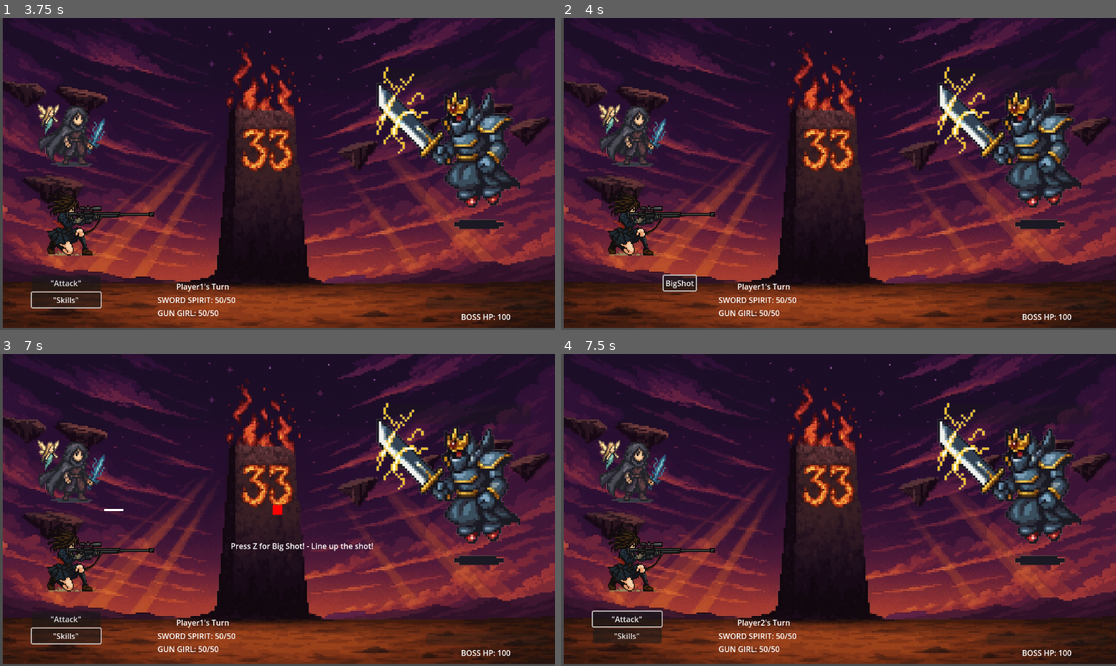
Above: before the commit, frames 1-4 (two rows, left to right).
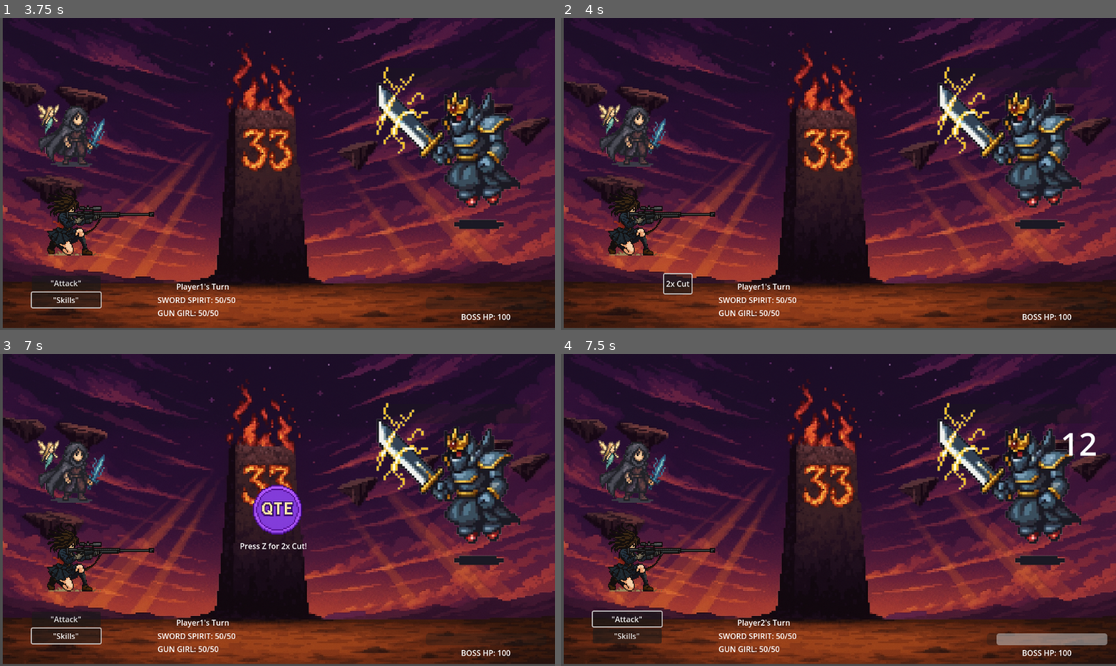
Above: after the commit, the same moments.

Repository: pmckay89/vifae-mvp-cc
Game: Godot game, scene res://scenes/OpeningScreen.tscn
Two runs of this game, one before a commit and one after it. Both use one fixed random seed, a clock stepped at 60 frames per second and the inputs below.
Inputs (mouse positions are in pixels of both pictures, inside the frame that each line leads up to):
- Up to frame 1 (3.75 s): tap Enter (start) at 0.5, 1.55, 3.5 s; move the mouse to (399, 158) at 0.52 s; hold D (move right) 0.53-1.28 s; hold Z (confirm attack) 0.53-1.28 s; click (399, 158) at 0.67 s; tap X (parry) at 0.8, 1.35 s; move the mouse to (166, 189) at 1.27 s; hold S (move down) 1.28-2 s; click "'Attack'" at 2 s; click "'Skills'" at 2.75 s; move the mouse to (333, 105) at 3.52 s; hold D (move right) from 3.53 s (still down); hold Enter (start) from 3.53 s (still down)
- Up to frame 2 (4 s): keep holding D (move right); keep holding Enter (start); tap Z (confirm attack) at 3.8 s
- Up to frame 3 (7 s): release D (move right) at 4.25 s; release Enter (start) at 4.25 s; click (116, 619) at 4.25 s, where only the run before the commit has a clickable "BigShot"; click (116, 619) at 5 s, where only the run after the commit has a clickable "2x Cut"; tap Z (confirm attack) at 5.75, 5.85 s; move the mouse to (249, 572) at 5.77 s; hold W (move up) 5.78-6.53 s; click (249, 572) at 5.92 s; tap X (parry) at 6.05 s; tap Enter (start) at 6.5, 6.8 s; move the mouse to (444, 556) at 6.52 s; hold A (move left) from 6.53 s (still down); hold X (parry) from 6.53 s (still down)
- Up to frame 4 (7.5 s): keep holding A (move left); tap Z (confirm attack) at 7.25 s; move the mouse to (672, 463) at 7.27 s; release X (parry) at 7.28 s; tap Enter (start) at 7.35 s

Frame 1 is identical in both runs. In frame 2, 0.2% of the frame differs, in the area x 18-25%, y 81-89%; in frame 3, 1.5%, in the area x 18-68%, y 41-64%; in frame 4, 0.9%.

Commit message:
fixed sfx, added gun sounds

Diff:
--- a/scripts/managers/QTEManager.gd
+++ b/scripts/managers/QTEManager.gd
@@ -188,15 +188,23 @@
 				if sfx_player and action_name == "confirm attack":
 					var current_actor = get_node_or_null("/root/BattleScene/TurnManager").current_actor
 					if current_actor and current_actor.name == "Player1":
-						sfx_player.stream = preload("res://assets/sfx/gun1.wav")
-					else:
-						sfx_player.stream = preload("res://assets/sfx/attack.wav")
+						# Player1 = Sword Spirit (crit = parry.wav)
+						sfx_player.stream = preload("res://assets/sfx/parry.wav")
+					elif current_actor and current_actor.name == "Player2":
+						# Player2 = Gun Girl (crit = gun2.wav)
+						sfx_player.stream = preload("res://assets/sfx/gun2.wav")
 					sfx_player.play()
 			elif timing_percentage < 0.7:
 				result = "normal"
 				print("✅ GOOD TIMING! SUCCESS!")
 				if sfx_player and action_name == "confirm attack":
-					sfx_player.stream = preload("res://assets/sfx/attack.wav")
+					var current_actor = get_node_or_null("/root/BattleScene/TurnManager").current_actor
+					if current_actor and current_actor.name == "Player1":
+						# Player1 = Sword Spirit (normal = attack.wav)
+						sfx_player.stream = preload("res://assets/sfx/attack.wav")
+					elif current_actor and current_actor.name == "Player2":
+						# Player2 = Gun Girl (normal = gun1.wav)
+						sfx_player.stream = preload("res://assets/sfx/gun1.wav")
 					sfx_player.play()
 			else:
 				result = "fail"
@@ -204,12 +212,6 @@
 				if sfx_player and action_name == "confirm attack":
 					sfx_player.stream = preload("res://assets/sfx/miss.wav")
 					sfx_player.play()
-	else:
-		result = "fail"
-		print("❌ QTE FAILED! NO INPUT!")
-		if sfx_player and (action_name == "confirm attack" or action_name == "parry"):
-			sfx_player.stream = preload("res://assets/sfx/miss.wav")
-			sfx_player.play()
 
 	qte_active = false
 	print("[QTE] cleanup done")
--- a/scripts/managers/TurnManager.gd
+++ b/scripts/managers/TurnManager.gd
@@ -119,11 +119,11 @@
 func handle_skills_menu_input(event):
 	if event.is_action_pressed("confirm attack"):  # Z confirms skill selection
 		if current_actor.name == "Player1":
+			selected_action = "2x_cut"
+			print("MENU→ 2x Cut selected")
+		elif current_actor.name == "Player2":
 			selected_action = "big_shot"
 			print("MENU→ Big Shot selected")
-		elif current_actor.name == "Player2":
-			selected_action = "2x_cut"
-			print("MENU→ 2x Cut selected")
 
 		selected_target = get_enemy()
 		close_skills_menu()
@@ -142,17 +142,17 @@
 
 	# Show player-specific skill button
 	if current_actor.name == "Player1":
+		if twocut_button:
+			twocut_button.visible = true
+			twocut_button.grab_focus()
+		if bigshot_button:
+			bigshot_button.visible = false
+	elif current_actor.name == "Player2":
 		if bigshot_button:
 			bigshot_button.visible = true
 			bigshot_button.grab_focus()
 		if twocut_button:
 			twocut_button.visible = false
-	elif current_actor.name == "Player2":
-		if twocut_button:
-			twocut_button.visible = true
-			twocut_button.grab_focus()
-		if bigshot_button:
-			bigshot_button.visible = false
 
 func close_skills_menu():
 	in_skills_menu = false
--- a/scripts/player/Player2.gd
+++ b/scripts/player/Player2.gd
@@ -56,8 +56,13 @@
 		return
 	var damage = rng.randi_range(5, 10)
 	print(name, "attacks", target.name, "for", damage, "damage")
+
+	# Add gun sound effect for Gun Girl
+	var sfx_player = get_node("/root/BattleScene/SFXPlayer")
+	sfx_player.stream = preload("res://assets/sfx/gun1.wav")
+	sfx_player.play()
+
 	VFXManager.play_hit_effects(target)
-
 	target.take_damage(damage)
 
 func attack_critical(target):
@@ -215,5 +220,29 @@
 					sfx_player.stream = preload("res://assets/sfx/miss.wav")
 					sfx_player.play()
 
+		"big_shot":
+			match result:
+				"crit":
+					damage = 35
+					print("🎯 " + name + " executes a PERFECT Big Shot! Sniper's dream!")
+					print("  → Precision shot devastates for " + str(damage) + " damage!")
+					target.take_damage(damage)
+					sfx_player.stream = preload("res://assets/sfx/gun2.wav")
+					sfx_player.play()
+				"normal":
+					damage = 25
+					print("🔫 " + name + " lands a solid Big Shot!")
+					print("  → Heavy shot hits for " + str(damage) + " damage!")
+					target.take_damage(damage)
+					sfx_player.stream = preload("res://assets/sfx/gun2.wav")
+					sfx_player.play()
+				"fail":
+					damage = 8
+					print("💨 " + name + " rushes the Big Shot...")
+					print("  → Hasty shot grazes for " + str(damage) + " damage.")
+					target.take_damage(damage)
+					sfx_player.stream = preload("res://assets/sfx/miss.wav")
+					sfx_player.play()
+
 		_:
 			print("⚠️ Unknown ability: " + selected_ability)
Not shown, added: vifae mvp - Shortcut.lnk
